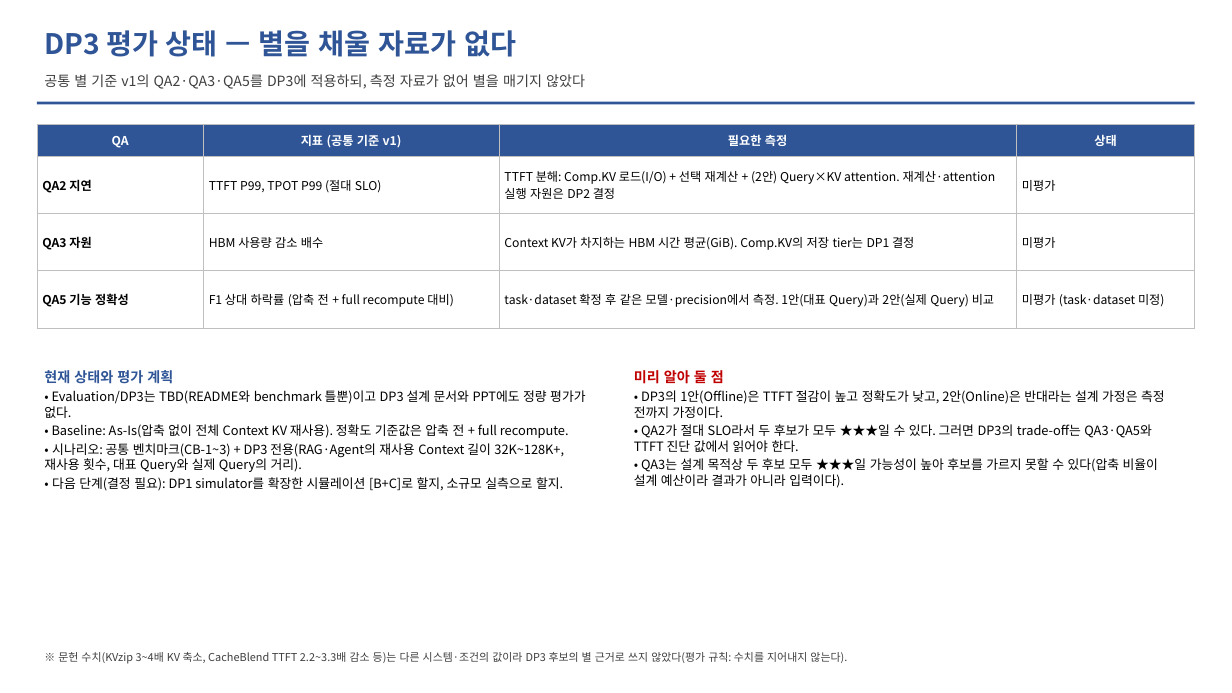
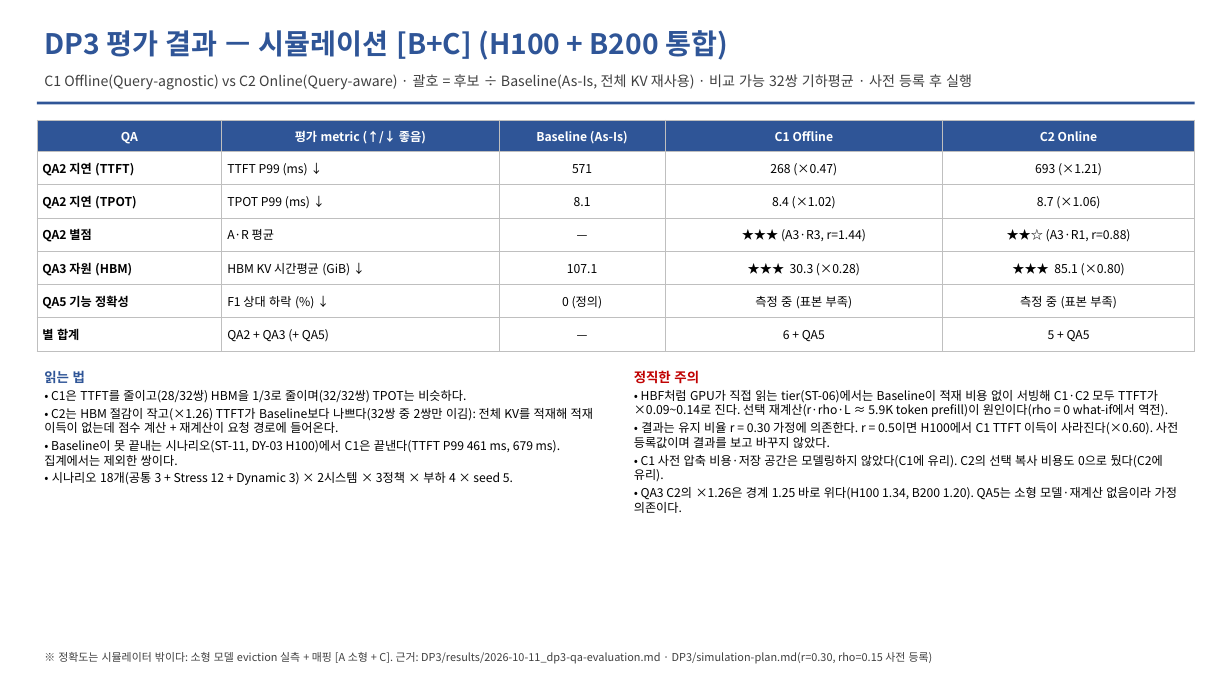
Before and after one commit to mkim0628/vllm, a slide deck: slide 21 of doc-mk/DP-overview-qa-unified.pptx. Drawn at 1232x693 pixels with LibreOffice and Linux fonts; fonts in the diff are those of the drawing. Boxes give left, top, right and bottom in pixels: in the first picture for what was removed or moved away, otherwise in the second. Text is boxed around its words. In the diff, an @@ line names an element or a change of style, - is before the commit and + after.

```diff
--- a/doc-mk/DP-overview-qa-unified.pptx
+++ b/doc-mk/DP-overview-qa-unified.pptx
@@ text at box(44, 30, 728, 60): text changed @@
-DP3 평가 상태 — 별을 채울 자료가 없다
+DP3 평가 결과 — 시뮬레이션 [B+C] (H100 + B200 통합)
@@ text at box(44, 74, 972, 90): text changed @@
-공통 별 기준 v1의 QA2·QA3·QA5를 DP3에 적용하되, 측정 자료가 없어 별을 매기지 않았다
+C1 Offline(Query-agnostic) vs C2 Online(Query-aware) · 괄호 = 후보 ÷ Baseline(As-Is, 전체 KV 재사용) · 비교 가능 32쌍 기하평균 · 사전 등록 후 실행
@@ table at box(37, 120, 1195, 351) @@
-QA | 지표 (공통 기준 v1) | 필요한 측정 | 상태
-QA2 지연 | TTFT P99, TPOT P99 (절대 SLO) | TTFT 분해: Comp.KV 로드(I/O) + 선택 재계산 + (2안) Query×KV attention. 재계산·attention 실행 자원은 DP2 결정 | 미평가
-QA3 자원 | HBM 사용량 감소 배수 | Context KV가 차지하는 HBM 시간 평균(GiB). Comp.KV의 저장 tier는 DP1 결정 | 미평가
-QA5 기능 정확성 | F1 상대 하락률 (압축 전 + full recompute 대비) | task·dataset 확정 후 같은 모델·precision에서 측정. 1안(대표 Query)과 2안(실제 Query) 비교 | 미평가 (task·dataset 미정)
+QA | 평가 metric (↑/↓ 좋음) | Baseline (As-Is) | C1 Offline | C2 Online
+QA2 지연 (TTFT) | TTFT P99 (ms) ↓ | 571 | 268 (×0.47) | 693 (×1.21)
+QA2 지연 (TPOT) | TPOT P99 (ms) ↓ | 8.1 | 8.4 (×1.02) | 8.7 (×1.06)
+QA2 별점 | A·R 평균 | — | ★★★ (A3·R3, r=1.44) | ★★☆ (A3·R1, r=0.88)
+QA3 자원 (HBM) | HBM KV 시간평균 (GiB) ↓ | 107.1 | ★★★ 30.3 (×0.28) | ★★★ 85.1 (×0.80)
+QA5 기능 정확성 | F1 상대 하락 (%) ↓ | 0 (정의) | 측정 중 (표본 부족) | 측정 중 (표본 부족)
+별 합계 | QA2 + QA3 (+ QA5) | — | 6 + QA5 | 5 + QA5
@@ table: place and size @@
-table at box(37, 125, 1195, 328)
+table at box(37, 120, 1195, 351)
@@ text at box(44, 368, 593, 485): text changed; size 10 to 9.5 pt @@
-현재 상태와 평가 계획
-• Evaluation/DP3는 TBD(README와 benchmark 틀뿐)이고 DP3 설계 문서와 PPT에도 정량 평가가 없다.
-• Baseline: As-Is(압축 없이 전체 Context KV 재사용). 정확도 기준값은 압축 전 + full recompute.
-• 시나리오: 공통 벤치마크(CB-1~3) + DP3 전용(RAG·Agent의 재사용 Context 길이 32K~128K+, 재사용 횟수, 대표 Query와 실제 Query의 거리).
-• 다음 단계(결정 필요): DP1 simulator를 확장한 시뮬레이션 [B+C]로 할지, 소규모 실측으로 할지.
+읽는 법
+• C1은 TTFT를 줄이고(28/32쌍) HBM을 1/3로 줄이며(32/32쌍) TPOT는 비슷하다.
+• C2는 HBM 절감이 작고(×1.26) TTFT가 Baseline보다 나쁘다(32쌍 중 2쌍만 이김): 전체 KV를 적재해 적재 이득이 없는데 점수 계산 + 재계산이 요청 경로에 들어온다.
+• Baseline이 못 끝내는 시나리오(ST-11, DY-03 H100)에서 C1은 끝낸다(TTFT P99 461 ms, 679 ms). 집계에서는 제외한 쌍이다.
+• 시나리오 18개(공통 3 + Stress 12 + Dynamic 3) × 2시스템 × 3정책 × 부하 4 × seed 5.
@@ text at box(634, 370, 1178, 513): text changed; size 10 to 9.5 pt @@
-미리 알아 둘 점
-• DP3의 1안(Offline)은 TTFT 절감이 높고 정확도가 낮고, 2안(Online)은 반대라는 설계 가정은 측정 전까지 가정이다.
-• QA2가 절대 SLO라서 두 후보가 모두 ★★★일 수 있다. 그러면 DP3의 trade-off는 QA3·QA5와 TTFT 진단 값에서 읽어야 한다.
-• QA3는 설계 목적상 두 후보 모두 ★★★일 가능성이 높아 후보를 가르지 못할 수 있다(압축 비율이 설계 예산이라 결과가 아니라 입력이다).
+정직한 주의
+• HBF처럼 GPU가 직접 읽는 tier(ST-06)에서는 Baseline이 적재 비용 없이 서빙해 C1·C2 모두 TTFT가 ×0.09~0.14로 진다. 선택 재계산(r·rho·L ≈ 5.9K token prefill)이 원인이다(rho = 0 what-if에서 역전).
+• 결과는 유지 비율 r = 0.30 가정에 의존한다. r = 0.5이면 H100에서 C1 TTFT 이득이 사라진다(×0.60). 사전 등록값이며 결과를 보고 바꾸지 않았다.
+• C1 사전 압축 비용·저장 공간은 모델링하지 않았다(C1에 유리). C2의 선택 복사 비용도 0으로 뒀다(C2에 유리).
+• QA3 C2의 ×1.26은 경계 1.25 바로 위다(H100 1.34, B200 1.20). QA5는 소형 모델·재계산 없음이라 가정 의존이다.
@@ text at box(58, 652, 933, 664): text changed @@
-※ 문헌 수치(KVzip 3~4배 KV 축소, CacheBlend TTFT 2.2~3.3배 감소 등)는 다른 시스템·조건의 값이라 DP3 후보의 별 근거로 쓰지 않았다(평가 규칙: 수치를 지어내지 않는다).
+※ 정확도는 시뮬레이터 밖이다: 소형 모델 eviction 실측 + 매핑 [A 소형 + C]. 근거: DP3/results/2026-10-11_dp3-qa-evaluation.md · DP3/simulation-plan.md(r=0.30, rho=0.15 사전 등록)
```
Also in this commit, not shown: 23 other slides changed, 8 slides added, 8 other files.
